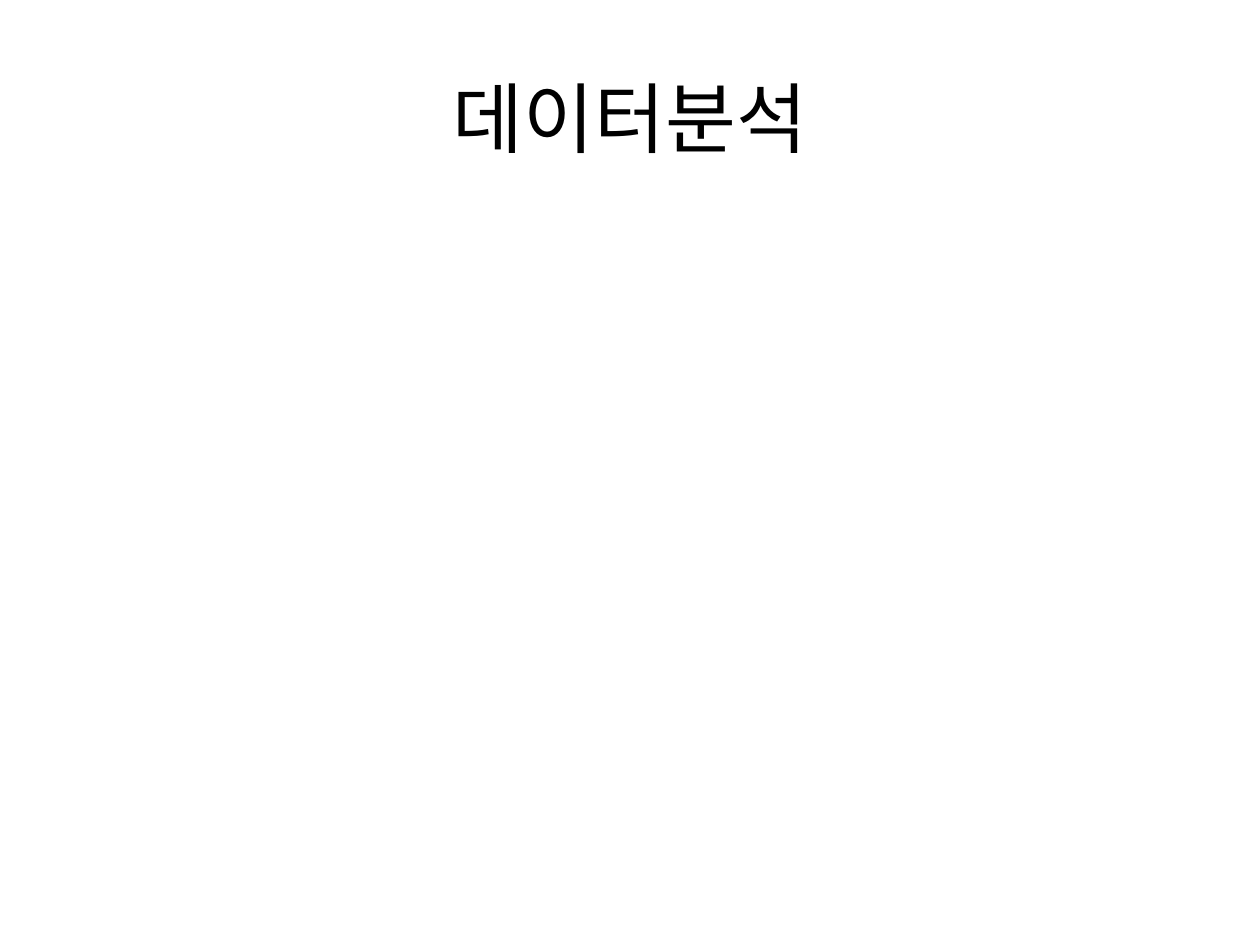
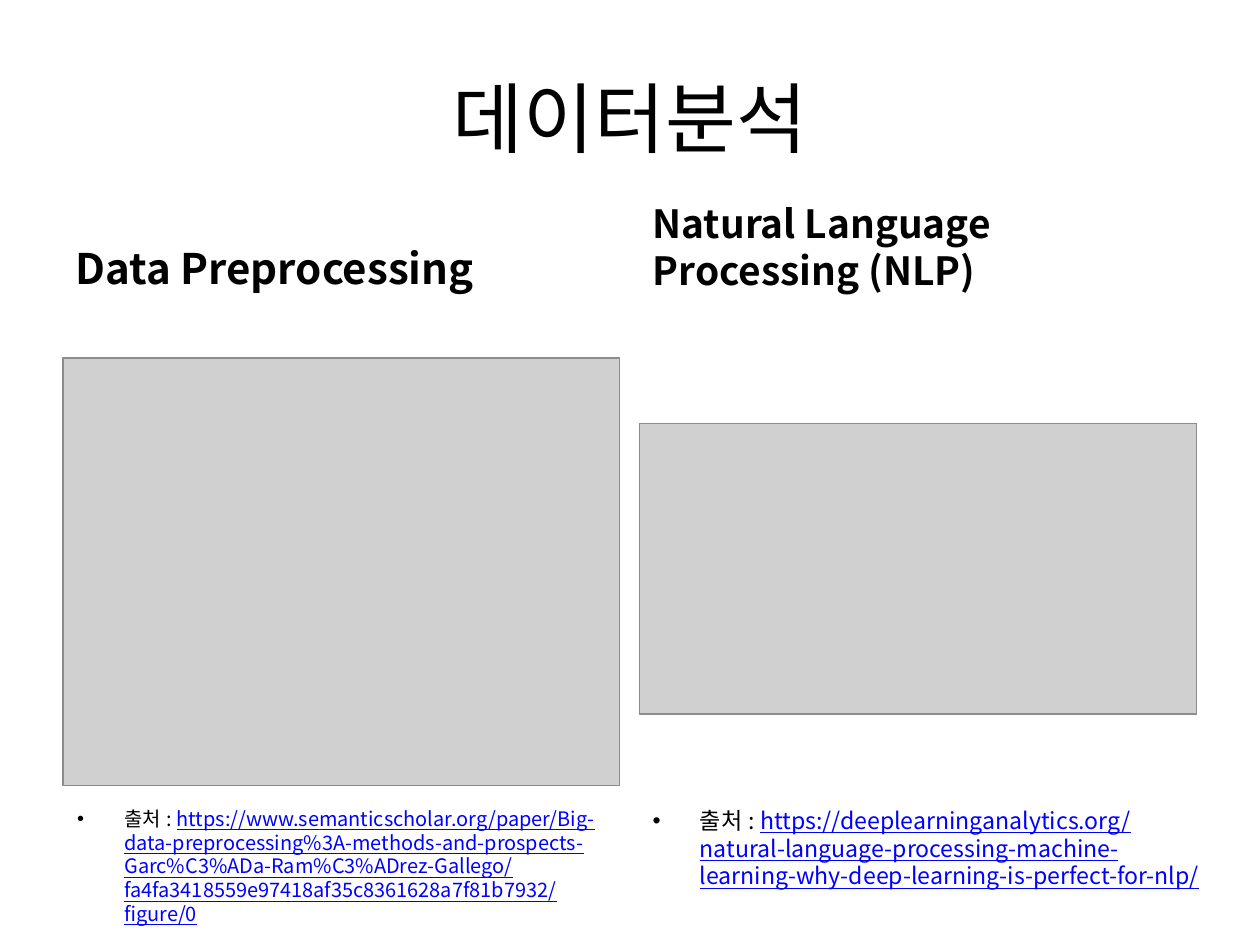
Before and after one commit to hsyliark/Big_Data_Project, a slide deck: slide 10 of 발표/주제발표(1조).pptx (slide 9 before the commit). Drawn at 1260x945 pixels with LibreOffice and Linux fonts; fonts in the diff are those of the drawing; grey boxes stand for pictures. Boxes give left, top, right and bottom in pixels: in the first picture for what was removed or moved away, otherwise in the second. Text is boxed around its words. In the diff, an @@ line names an element or a change of style, - is before the commit and + after.

```diff
--- a/발표/주제발표(1조).pptx
+++ b/발표/주제발표(1조).pptx
@@ text added at [653,207,991,295], 22.2 pt, text #000000, bold @@
+Natural Language Processing (NLP)
@@ text added at [76,250,474,295], 24 pt, text #000000, bold @@
+Data Preprocessing
@@ picture added at [63,358,620,786] @@
@@ picture added at [640,423,1197,714] @@
@@ text added at [124,809,595,926], 11.4 pt, text #0000FF, underline @@
+• 출처 : https://www.semanticscholar.org/paper/Big-data-preprocessing%3A-methods-and-prospects-Garc%C3%ADa-Ram%C3%ADrez-Gallego/fa4fa3418559e97418af35c8361628a7f81b7932/figure/0
@@ text added at [700,809,1199,890], 13.2 pt, text #0000FF, underline @@
+• 출처 : https://deeplearninganalytics.org/natural-language-processing-machine-learning-why-deep-learning-is-perfect-for-nlp/
```
Also in this commit, not shown: 2 other slides changed, 3 slides added, 2 other files.
